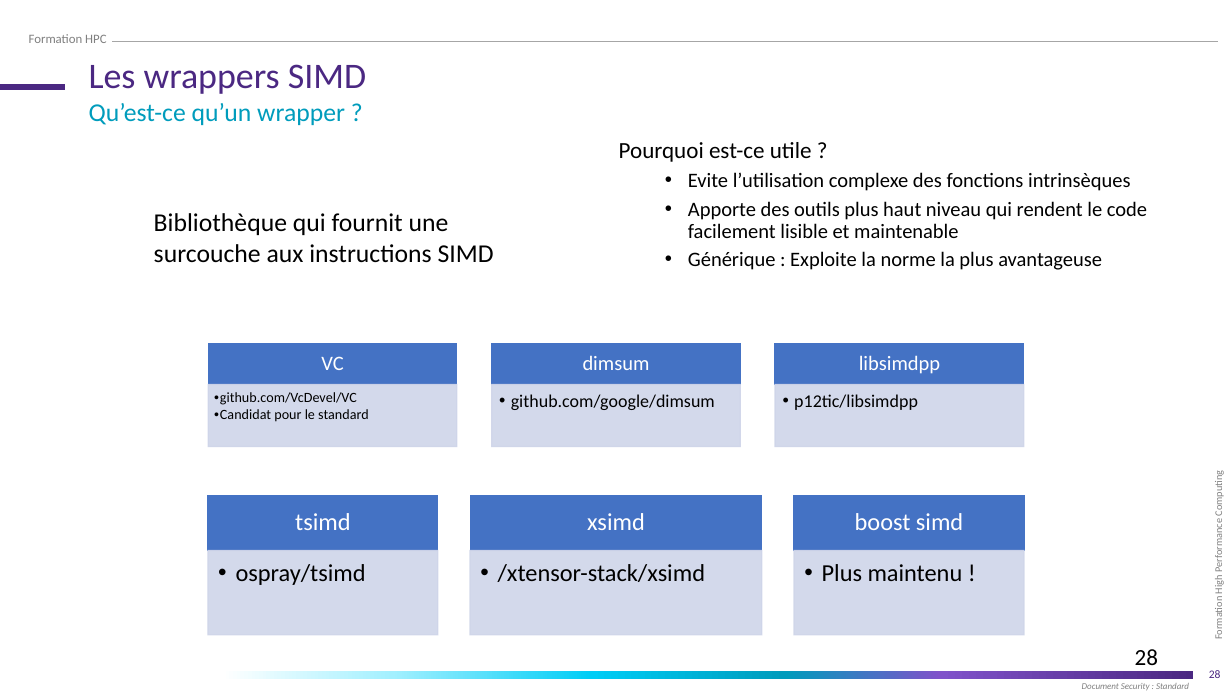
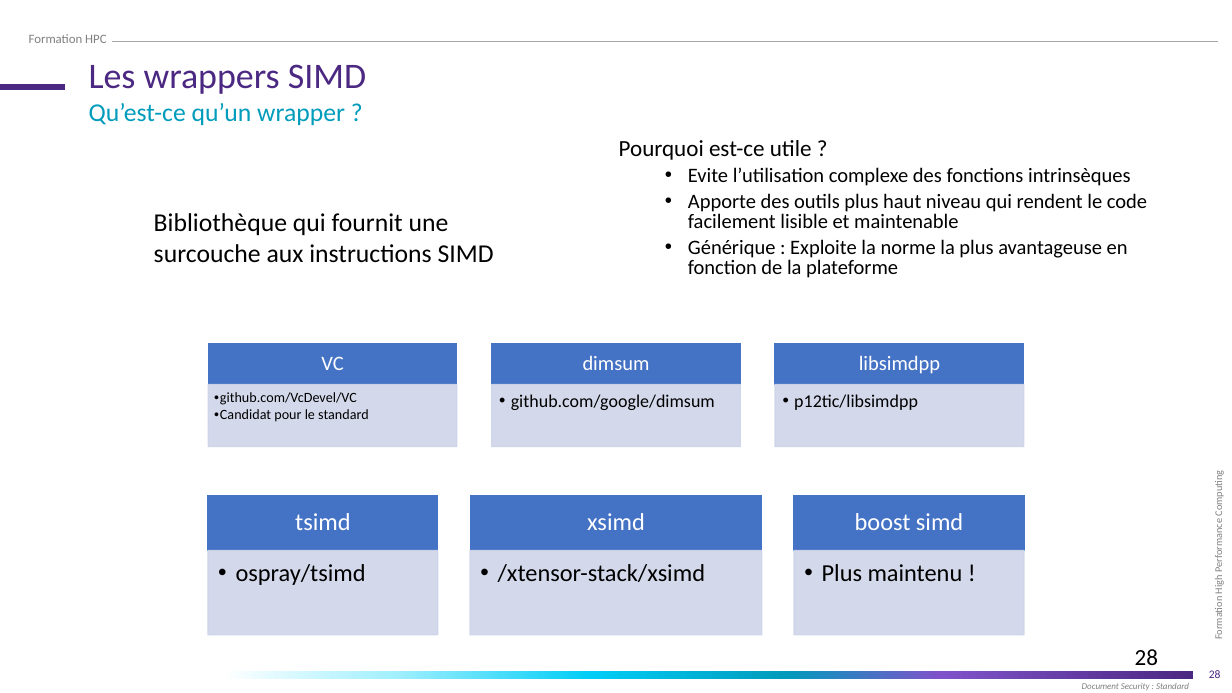
Before and after one commit to franckginguene/hpc_formation_scalian, a slide deck: slide 28 of Diapos/High_Performance_Computing_SIMD.pptx. Drawn at 1232x693 pixels with LibreOffice and Linux fonts; fonts in the diff are those of the drawing; background and template pictures are left out. Boxes give left, top, right and bottom in pixels: in the first picture for what was removed or moved away, otherwise in the second. Text is boxed around its words. In the diff, an @@ line names an element or a change of style, - is before the commit and + after.

```diff
--- a/Diapos/High_Performance_Computing_SIMD.pptx
+++ b/Diapos/High_Performance_Computing_SIMD.pptx
@@ text at [619,140,1147,228]: line spacing 0.9 to 0.8 @@
@@ text at [688,239,1128,278]: text changed @@
-  • Générique : Exploite la norme la plus avantageuse
+  • Générique : Exploite la norme la plus avantageuse en fonction de la plateforme
```
Also in this commit, not shown: 4 other slides changed, 2 other files.
